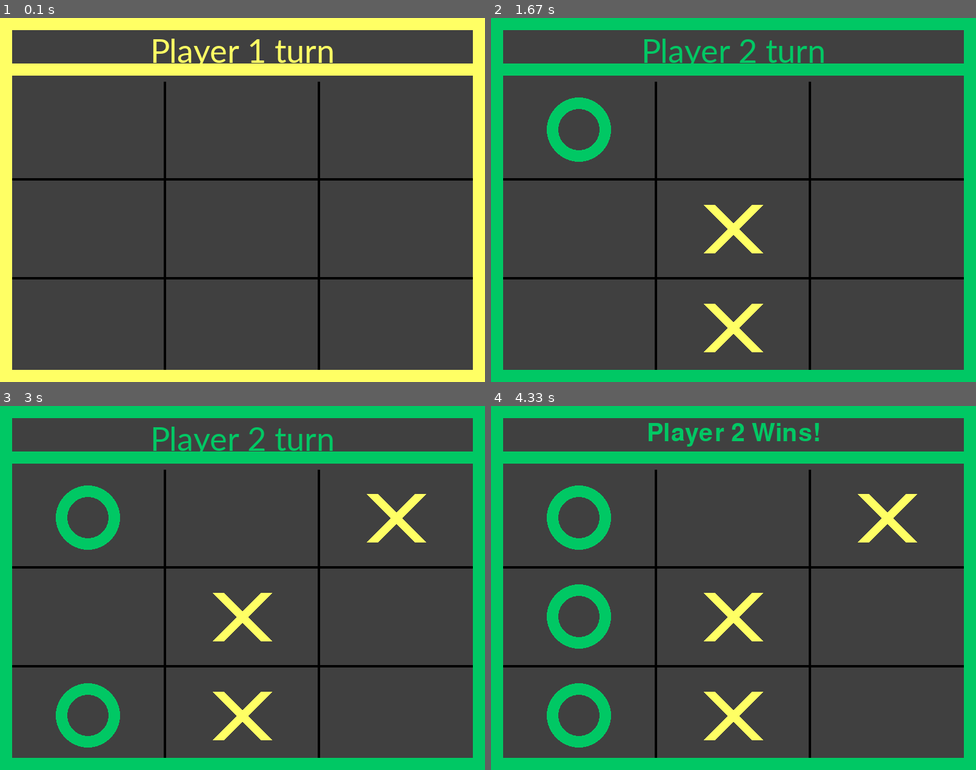
Above: before the commit, frames 1-4 (two rows, left to right).
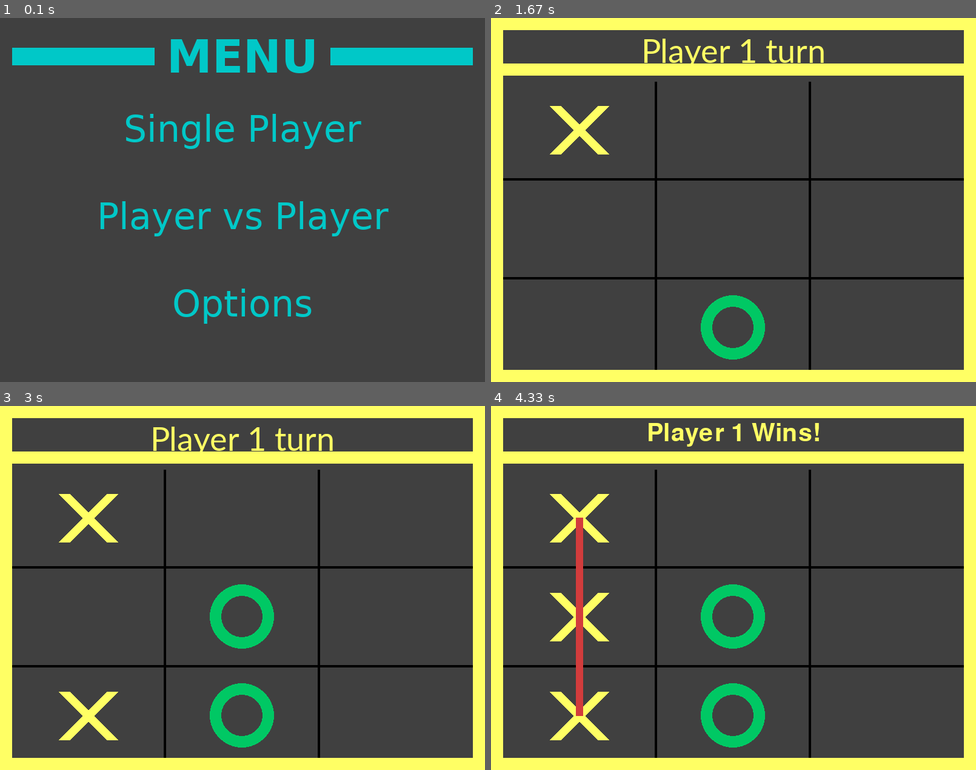
Above: after the commit, the same moments.

Repository: KingaBunkowska/Pygame
Game: pygame game, started from Tic-Tac-Toe/main.py
Two runs of this game, one before a commit and one after it. Both use one fixed random seed, a clock stepped at 60 frames per second and the inputs below.
Inputs (mouse positions are in pixels of both pictures, inside the frame that each line leads up to):
- Up to frame 1 (0.1 s): no input
- Up to frame 2 (1.67 s): press the mouse at (733, 214) at 0.37 s; move the mouse to (723, 156) at 0.47 s; release the mouse at (714, 101) at 0.6 s; press the mouse at (733, 214) at 0.7 s; move the mouse to (651, 141) at 0.8 s; release the mouse at (573, 72) at 0.93 s; click (752, 320) at 1.63 s
- Up to frame 3 (3 s): press the mouse at (261, 708) at 1.93 s; move the mouse to (198, 704) at 2.03 s; release the mouse at (135, 704) at 2.17 s; press the mouse at (261, 708) at 2.57 s; move the mouse to (300, 595) at 2.67 s; release the mouse at (339, 482) at 2.8 s
- Up to frame 4 (4.33 s): move the mouse to (617, 602) at 3.17 s; click (617, 602) at 3.5 s

The runs differ from the first frame. In frame 1, 24% of the frame differs, in the area x 0-100%, y 0-100%; in frame 2, 19%; in frame 3, 22%; in frame 4, 24%.

Commit message:
Add menu and winning line

Diff:
--- a/Tic-Tac-Toe/main.py
+++ b/Tic-Tac-Toe/main.py
@@ -13,12 +13,15 @@
 WINNER_TEXT_FONT = pygame.font.SysFont('comicsnas', 60)
 MENU_FONT = pygame.font.SysFont('verdana', 75, bold = pygame.font.Font.bold)
 MENU_OPTIONS_FONT = pygame.font.SysFont('verdana', 60)
+HOVERED_MENU_OPTIONS_FONT = pygame.font.SysFont('verdana', 65, bold = pygame.font.Font.bold)
 TURN_BOARDER_WIDTH = 20
 DIS_TEXT_TO_BOARDER = 5
 BOARD_WIDTH, BOARD_HEIGHT = WIDTH - 2*TURN_BOARDER_WIDTH, HEIGHT - TURN_TEXT_FONT.get_height() - 3*TURN_BOARDER_WIDTH + DIS_TEXT_TO_BOARDER*2
 X_BOARD_START, Y_BOARD_START = 20, TURN_TEXT_FONT.get_height() + 40
 WIN = pygame.display.set_mode((WIDTH, HEIGHT))
 BOARDER_WIDTH = 4
+WINNING_LINE_WIDTH = 3*BOARDER_WIDTH
+WINNING_LINE_COLOR = (210, 60, 60)
 
 BOARDER_COLOR = (0, 0, 0)
 BACKGROUND_COLOR = (64, 64, 64)
@@ -26,21 +29,30 @@
 PLAYER_1_COLOR = (255, 255, 100)
 PLAYER_2_COLOR = (0, 200, 100)
 DRAW_COLOR = MENU_COLOR = (0, 200, 200)
+HOVERED_MENU_COLOR = (0, 230, 230)
+MENU_OPTIONS = ("Single Player", "Player vs Player", "Options")
 
 P1_NAME = "Player 1"
 P2_NAME = "Player 2"
-CLICK = pygame.USEREVENT + 1
 
 FIELD_HEIGHT, FIELD_WIDTH = (BOARD_HEIGHT - (BOARD_SIZE - 1) * BOARDER_WIDTH)//BOARD_SIZE, (BOARD_WIDTH - (BOARD_SIZE - 1) * BOARDER_WIDTH)//BOARD_SIZE
 ICON_SIZE = min(FIELD_HEIGHT, FIELD_WIDTH)//2
-# To-do:
-# menu
-# interactive menu (options get bold when cursor hovers)
-# options
+
+# To-do
+# player turn as a function
 # check if text is not to long
 # options
+# save options to file
 # test for bugs
 # add single player
+
+def option_action(no):
+    if no == 0: # Single Player
+        print("Jeszcze nie zaimplementowany")
+    elif no == 1:
+        pvp()
+    elif no == 2:
+        print("Jeszcze nie zimplementowano")
 
 def draw_menu():
     pygame.Surface.fill(WIN, BACKGROUND_COLOR)
@@ -50,9 +62,26 @@
     pygame.draw.rect(WIN, MENU_COLOR, dec)
     pygame.draw.rect(WIN, MENU_COLOR, pygame.Rect.move(dec, header.get_width()//2 + WIDTH//2, 0))
 
-    # Important: I can draw every option separatly, but I can also make list of options and then draw them, but it would be hard to bold them when hoverd by cursor
-    text_sp = MENU_OPTIONS_FONT.render("Single Player", True, MENU_COLOR)
-    #WIN.blit(text_sp, (WIDTH//2 - text_sp.get_width()//2))
+    distance =  (HEIGHT - 4*TURN_BOARDER_WIDTH - MENU_FONT.get_height())// len(MENU_OPTIONS)
+    options_positiones = []
+    no_option = 0
+    x = 3*TURN_BOARDER_WIDTH + MENU_FONT.get_height()
+    for option in MENU_OPTIONS:
+        text = MENU_OPTIONS_FONT.render(option, True, MENU_COLOR)
+        options_positiones.append(pygame.Rect(WIDTH//2 - text.get_width()//2, x, text.get_width(), text.get_height()))
+        if pygame.Rect.collidepoint(options_positiones[no_option], pygame.mouse.get_pos()):
+            text = HOVERED_MENU_OPTIONS_FONT.render(option, True, HOVERED_MENU_COLOR)
+            WIN.blit(text, (WIDTH//2 - text.get_width()//2, x))
+        else:
+            WIN.blit(text, (WIDTH//2 - text.get_width()//2, x))
+        x += distance
+
+        if pygame.mouse.get_pressed()[0] and pygame.Rect.collidepoint(options_positiones[no_option], pygame.mouse.get_pos()):
+            pygame.time.delay(500)
+            option_action(no_option)
+
+        no_option += 1
+
 
 
 
@@ -138,6 +167,18 @@
     WIN.blit(text, (WIDTH//2 - text.get_width()//2, TURN_BOARDER_WIDTH + DIS_TEXT_TO_BOARDER))
     pygame.display.update()
 
+def player_to_color(player):
+    if player==1:
+        return PLAYER_1_COLOR
+    elif player == 2:
+        return PLAYER_2_COLOR
+    else:
+        return DRAW_COLOR
+
+def draw_winning_line(r, player):
+    pygame.draw.line(WIN, WINNING_LINE_COLOR, (r[0], r[1]), (r[2], r[3]), WINNING_LINE_WIDTH)
+    pygame.display.update()
+
 def pos_to_index(x, y):
     i = 0
     x -= FIELD_WIDTH
@@ -153,38 +194,66 @@
 
     return i, j
 
+def index_to_pos(r, center = True, diag = True):
+    # Transform from x as a row, to x as a coordinate
+    x1 = X_BOARD_START + r[1]*(FIELD_WIDTH + BOARDER_WIDTH)
+    y1 = Y_BOARD_START + r[0]*(FIELD_HEIGHT + BOARDER_WIDTH)
+    x2 = X_BOARD_START + r[3]*(FIELD_WIDTH + BOARDER_WIDTH)
+    y2 = Y_BOARD_START + r[2]*(FIELD_HEIGHT + BOARDER_WIDTH)
+
+    if center:
+        x1 += FIELD_WIDTH//2
+        x2 += FIELD_WIDTH//2
+        y1 += FIELD_HEIGHT//2
+        y2 += FIELD_HEIGHT//2
+    elif diag:
+        x2 += FIELD_WIDTH
+        y2 += FIELD_HEIGHT - BOARDER_WIDTH
+
+    return x1, y1, x2, y2
+
 def check_win(num, x, y, board):
-
+    beg_x = beg_y = mbeg_x = mbeg_y = mend_x = mend_y = 0
     #Check row x
     in_row = max_in_row = 0
     for i in range(BOARD_SIZE):
         if board[x][i] == num:
+            if in_row == 0:
+                beg_x, beg_y = x, i
             in_row += 1
         else:
             if in_row >= max_in_row:
+                mbeg_x, mbeg_y, mend_x, mend_y = beg_x, beg_y, x, i
                 max_in_row = in_row
             in_row = 0
 
     if in_row >= max_in_row:
+        mbeg_x, mbeg_y, mend_x, mend_y = beg_x, beg_y, x, i
         max_in_row = in_row
     if max_in_row >= CONNECTED_TO_WIN:
-        return True
-
+        return mbeg_x, mbeg_y, mend_x, mend_y
+
+    beg_x = beg_y = mbeg_x = mbeg_y = mend_x = mend_y = 0
     #Check col y
     in_col = max_in_col = 0
     for i in range(BOARD_SIZE):
         if board[i][y] == num:
+            if in_col == 0:
+                beg_x, beg_y = i, y
             in_col += 1
         else:
             if in_col >= max_in_col:
+                mbeg_x, mbeg_y, mend_x, mend_y = beg_x, beg_y, i, y
                 max_in_col = in_col
             in_col = 0
 
     if in_col >= max_in_col:
+        mbeg_x, mbeg_y, mend_x, mend_y = beg_x, beg_y, i, y
         max_in_col = in_col
     if max_in_col >= CONNECTED_TO_WIN:
-        return True
-
+        return mbeg_x, mbeg_y, mend_x, mend_y
+
+    beg_x = beg_y = mbeg_x = mbeg_y = mend_x = mend_y = 0
     #Check left diagonal
     l_diag = max_l_diag = 0
     diag_x = x - y
@@ -196,20 +265,25 @@
 
     while diag_x < BOARD_SIZE and diag_y < BOARD_SIZE:
         if board[diag_x][diag_y] == num:
+            if l_diag == 0:
+                beg_x, beg_y = diag_x, diag_y
             l_diag += 1
         else:
             if l_diag >= max_l_diag:
                 max_l_diag = l_diag
+                mbeg_x, mbeg_y, mend_x, mend_y = beg_x, beg_y, diag_x, diag_y
             l_diag = 0
 
         diag_x += 1
         diag_y += 1
 
     if l_diag >= max_l_diag:
+        mbeg_x, mbeg_y, mend_x, mend_y = beg_x, beg_y, diag_x - 1, diag_y - 1
         max_l_diag = l_diag
     if max_l_diag >= CONNECTED_TO_WIN:
-        return True
-
+        return mbeg_x, mbeg_y, mend_x, mend_y
+
+    beg_x = beg_y = mbeg_x = mbeg_y = mend_x = mend_y = 0
     #Check right diagonal
     r_diag = max_r_diag = 0
     diag_x = x + y
@@ -221,9 +295,12 @@
 
     while diag_x >= 0 and diag_y < BOARD_SIZE:
         if board[diag_x][diag_y] == num:
+            if r_diag == 0:
+                beg_x, beg_y = diag_x, diag_y
             r_diag += 1
         else:
             if r_diag >= max_r_diag:
+                mbeg_x, mbeg_y, mend_x, mend_y = beg_x, beg_y, diag_x, diag_y
                 max_r_diag = r_diag
             r_diag = 0
 
@@ -231,9 +308,10 @@
         diag_y += 1
 
     if r_diag >= max_r_diag:
+        mbeg_x, mbeg_y, mend_x, mend_y = beg_x, beg_y, diag_x + 1, diag_y - 1
         max_r_diag = r_diag
     if max_r_diag >= CONNECTED_TO_WIN:
-        return True
+        return mbeg_x, mbeg_y, mend_x, mend_y
 
     return False
 
@@ -272,17 +350,19 @@
                     board[r][c] = 1
                     good_move = True
 
-        if check_win(1, r, c, board):
-            print("Player 1 wins!")
+        win = check_win(1, r, c, board)
+        if win:
             draw_winner(board, P1_NAME + " Wins!", 1)
+            pos_winning_line = index_to_pos(win)
+            draw_winning_line(pos_winning_line, 1)
             pygame.time.delay(3000)
             run = False
-            break
+            main()
         elif is_board_full(board):
             draw_winner(board, "Draw!", 0)
             pygame.time.delay(1000)
             run = False
-            break
+            main()
 
         draw_window(board, 2)
         pygame.time.delay(500)
@@ -304,12 +384,12 @@
             draw_winner(board, P2_NAME + " Wins!", 2)
             pygame.time.delay(3000)
             run = False
-            break
+            main()
         elif is_board_full(board):
             draw_window(board, 2)
             pygame.time.delay(1000)
             run = False
-            break
+            main()
 
         draw_window(board, 1)
         pygame.time.delay(500)
@@ -320,16 +400,10 @@
     pass
 
 def main():
-    draw_menu()
-    #while True:
-    #    handle_events()
-    #pygame.time.delay(1000)
-    #mode = int(input("Tryb gry \n 1) Single Player \n 2) Player vs Player \n"))
-    mode = 2 #To usunac jak bedzie sp
-    if mode == 1:
-        sp()
-    else:
-        pvp()
+    while True:
+        clock.tick(FPS)
+        draw_menu()
+        handle_events()
 
 if __name__ == "__main__":
     clock = pygame.time.Clock()
